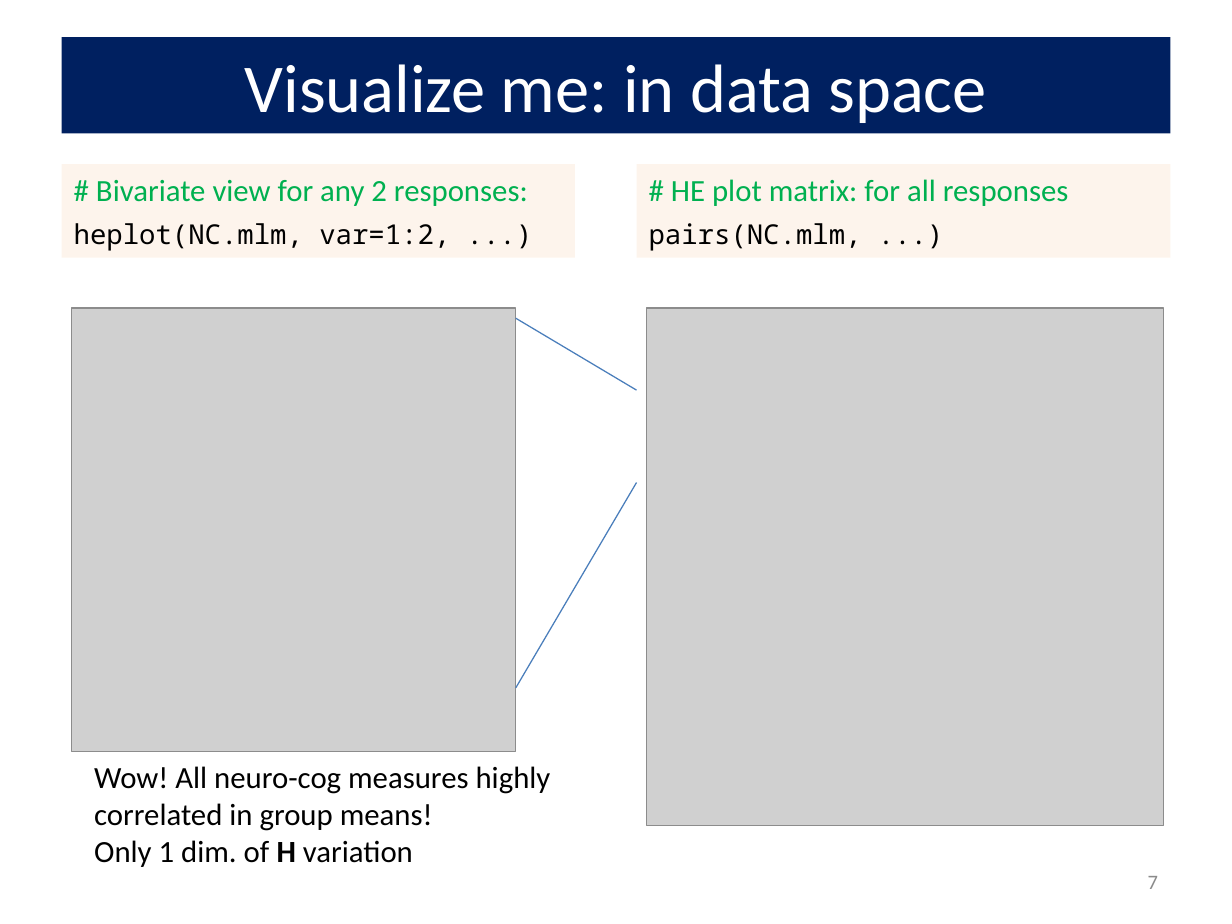
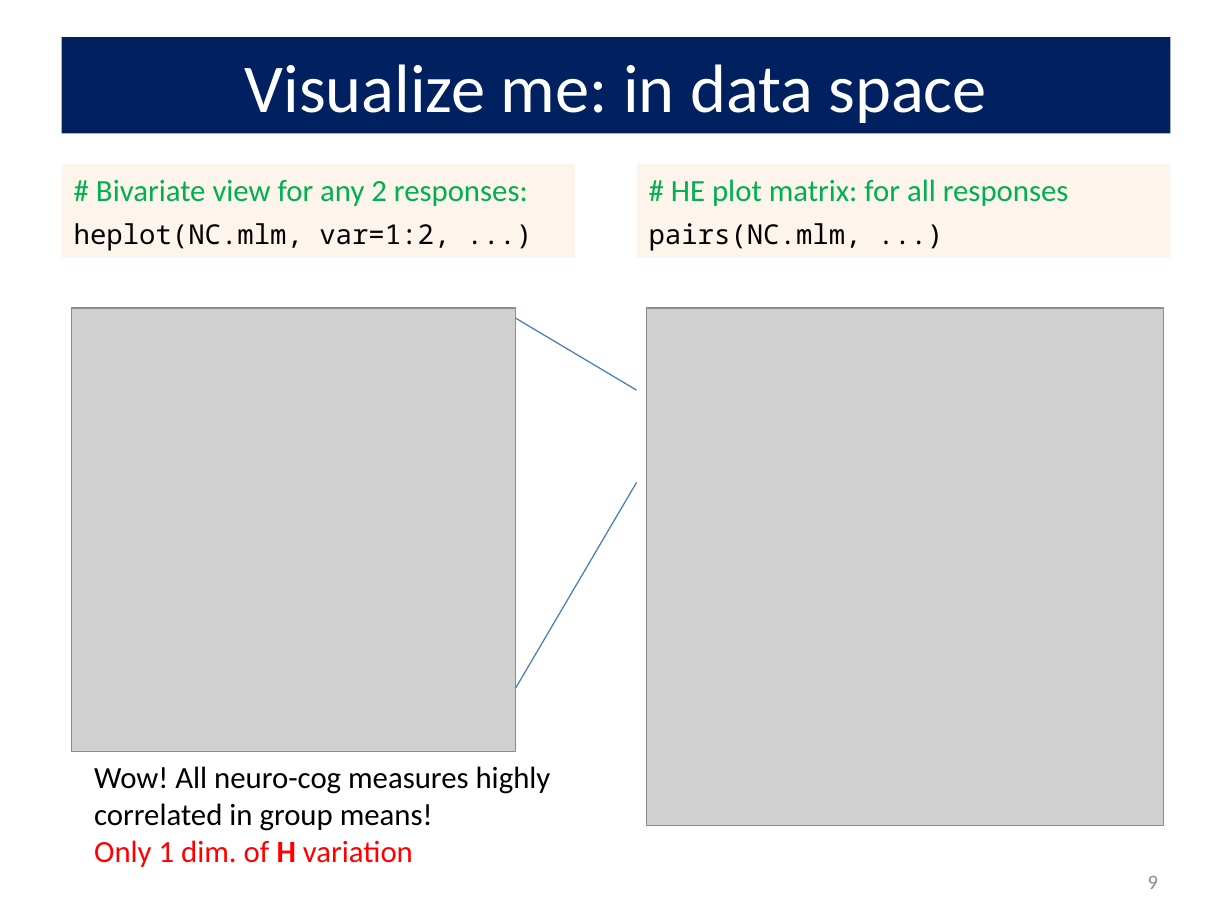
Before and after one commit to friendly/VisMLM-course, a slide deck: slide 9 of lectures/lecture3.pptx (slide 7 before the commit). Drawn at 1232x924 pixels with LibreOffice and Linux fonts; fonts in the diff are those of the drawing; grey boxes stand for pictures. Boxes give left, top, right and bottom in pixels: in the first picture for what was removed or moved away, otherwise in the second. Text is boxed around its words. In the diff, an @@ line names an element or a change of style, - is before the commit and + after.

```diff
--- a/lectures/lecture3.pptx
+++ b/lectures/lecture3.pptx
@@ text at (94,840,413,867): text colour #000000 to #FF0000 in "Only 1 dim. of H variation" @@
@@ page number at (1148,876,1158,889): text changed @@
-7
+9
```
Also in this commit, not shown: 4 other slides changed, 4 slides added, 4 other files.
